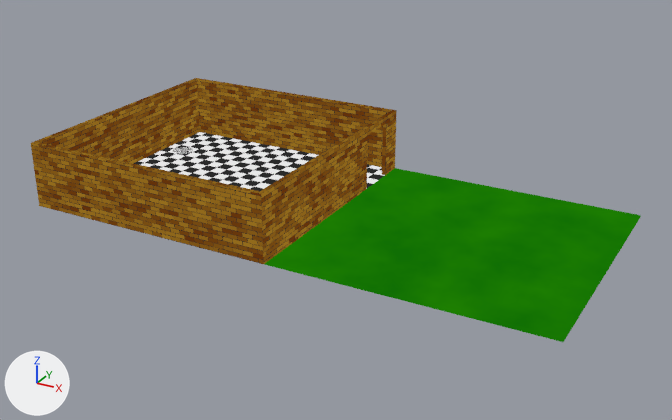
What one commit did to the Blender file Assets/Blend/MODELS.blend.
Before and after are seen from a 50 mm lens placed at (40.5, -55.6, 27.8), pointed at (10.3, -0.7, 0.4). The axes (+X, +Y, +Z) are drawn at lower left. The lights are the same throughout.

In view in the first picture: 'Floor', 'Walls', 'Yard'.
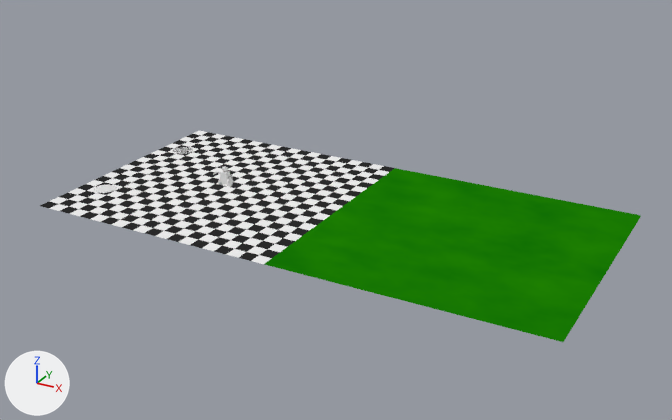
Where the change shows, as pixel boxes (x1, y1, x2, y2) in the pictures (672 x 420 px):
'Walls', hidden
    before: (31, 78, 397, 264)
'Body', added
    after: (220, 171, 230, 184)
'LWheelMesh', added
    after: (227, 178, 233, 187)
'Floor', unchanged, uncovered by the edit
    before: (134, 132, 385, 191)
    after: (40, 131, 394, 264)

What changed in the scene script:
```text
Add me_body:
    me_body.from_pydata(...)  # a box spanning x -0.314..0.314, y -0.472..0.472, z -0.258..0.258
Add me_cylinder_004:
    me_cylinder_004.from_pydata(...)  # a 32-sided cylinder along x spanning x -0.05..0.05, y -0.352..0.352, z -0.352..0.352
Add me_wheel_001:
    me_wheel_001.from_pydata(...)  # a 64-sided cylinder along x spanning x -0.067..0.067, y -0.354..0.354, z -0.354..0.354
Change ob_walls:
    add ob_walls.hide_viewport = True
Add ob_body:
    ob_body = bpy.data.objects.new('Body', me_body)
    ob_body.parent = ob_lilbot
    ob_body.location = (0.0, 0.0, 0.75)
    ob_body.rotation_euler = (1.571, 0.0, 0.0)  # degrees (90, 0, 0)
    _m = ob_body.modifiers.new('Bevel', 'BEVEL')
    _m.width = 0.03
    _m.width_pct = 0.03
    _m.segments = 3
    _m.limit_method = 'NONE'
    _m.spread = 0.0
Add ob_lilbot:
    ob_lilbot = bpy.data.objects.new('LilBot', None)
    ob_lilbot.location = (0.0, 0.0, 0.0)
Add ob_lwheelmesh:
    ob_lwheelmesh = bpy.data.objects.new('LWheelMesh', me_wheel_001)
    ob_lwheelmesh.parent = ob_lwheelhitbox
    ob_lwheelmesh.matrix_parent_inverse = Matrix(((1.0, 0.0, 0.0, -0.4), (0.0, 1.0, 0.0, 0.0), (0.0, 0.0, 1.0, -0.4), (0.0, 0.0, 0.0, 1.0)))
    ob_lwheelmesh.location = (0.4, 0.0, 0.4)
    _m = ob_lwheelmesh.modifiers.new('Bevel', 'BEVEL')
    _m.limit_method = 'NONE'
    _m.spread = 0.0
Add ob_lwheelhitbox:
    ob_lwheelhitbox = bpy.data.objects.new('LWheelHitbox', me_cylinder_004)
    ob_lwheelhitbox.parent = ob_wheels
    ob_lwheelhitbox.matrix_parent_inverse = Matrix(((1.0, 0.0, 0.0, 0.0), (0.0, 0.0, 1.0, -0.4), (0.0, -1.0, 0.0, 0.0), (0.0, 0.0, 0.0, 1.0)))
    ob_lwheelhitbox.location = (0.4, 0.0, 0.4)
    ob_lwheelhitbox.rotation_euler = (1.571, 0.0, 0.0)  # degrees (90, 0, 0)
Add ob_wheels:
    ob_wheels = bpy.data.objects.new('Wheels', None)
    ob_wheels.parent = ob_lilbot
    ob_wheels.location = (0.0, 0.0, 0.4)
    ob_wheels.rotation_euler = (1.571, 0.0, 0.0)  # degrees (90, 0, 0)
```
